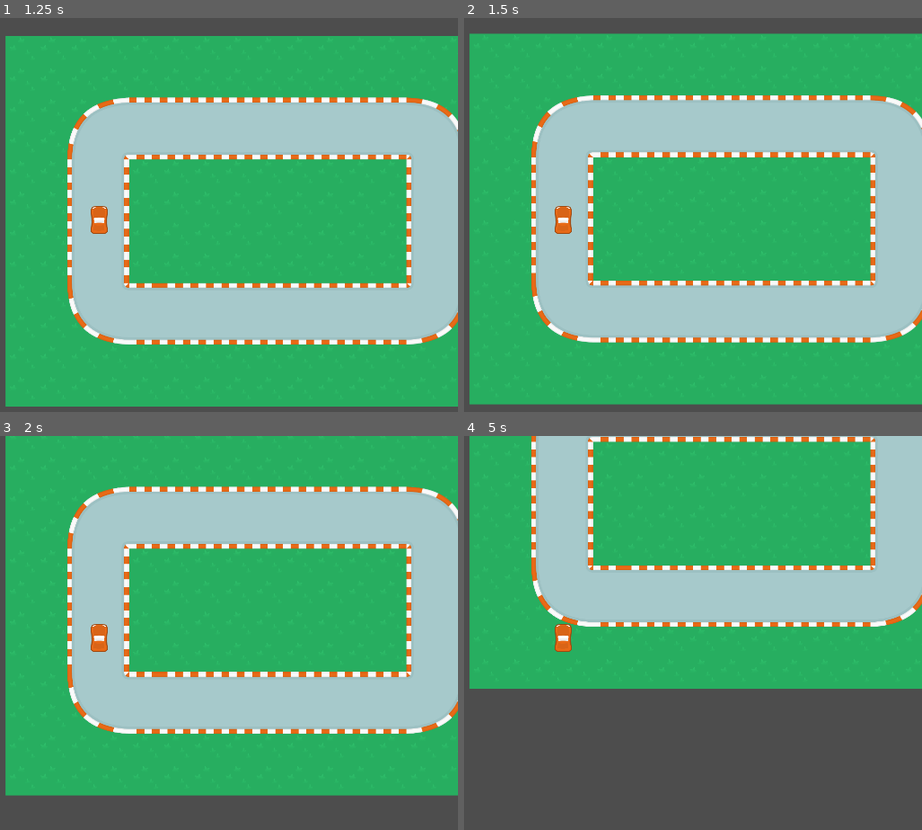
Above: before the commit, frames 1-4 (two rows, left to right).
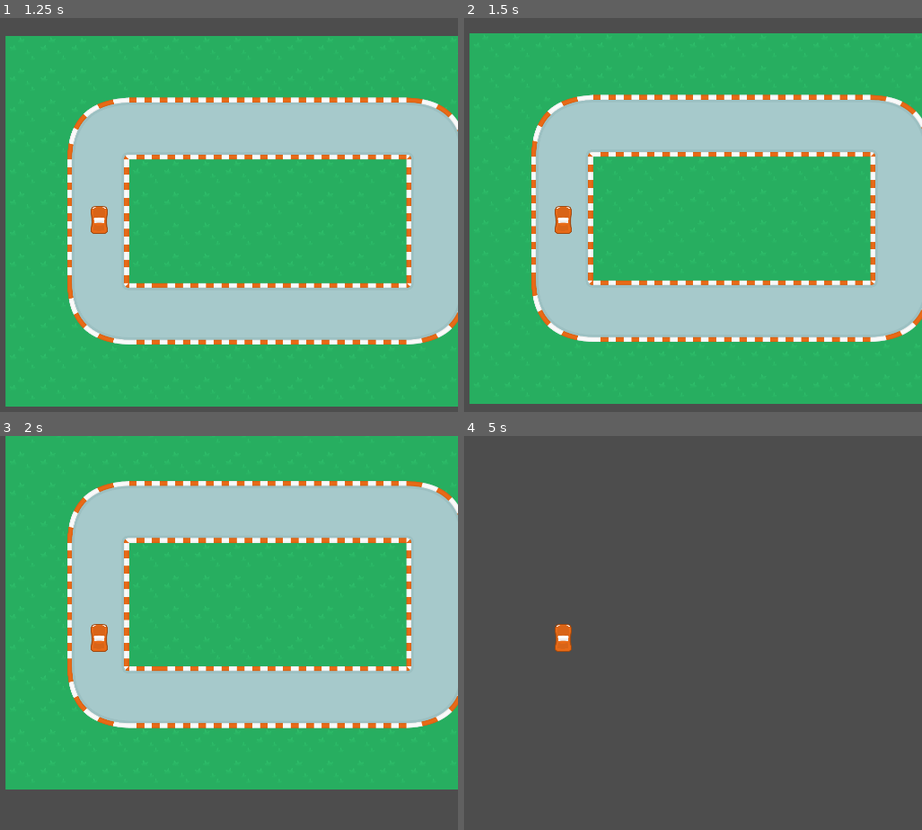
Above: after the commit, the same moments.

Repository: fredchien3/20-game-challenge
Game: Godot game, scene res://scenes/main/main.tscn
Two runs of this game, one before a commit and one after it. Both use one fixed random seed, a clock stepped at 60 frames per second and the inputs below.
Inputs:
- Up to frame 1 (1.25 s): tap Enter at 0.5 s; hold Right (steer_right) from 0.53 s (still down)
- Up to frame 2 (1.5 s): tap Space at 1.25 s; release Right (steer_right) at 1.28 s; hold Down (accelerate_backward) from 1.28 s (still down)
- Up to frame 3 (2 s): keep holding Down (accelerate_backward)
- Up to frame 4 (5 s): release Down (accelerate_backward) at 2.03 s; hold Right (steer_right) 2.03-2.78 s; hold Down (accelerate_backward) 2.78-3.53 s; hold Left (steer_left) from 3.53 s (still down)

Frame 1 is identical in both runs. In frame 2, 1.8% of the frame differs, in the area x 1-100%, y 3-99%; in frame 3, 11%; in frame 4, 63%, in the area x 1-100%, y 0-65%.

Commit message:
Add sideways friction to car

Diff:
--- a/4--indy-500/scenes/car/car.gd
+++ b/4--indy-500/scenes/car/car.gd
@@ -1,36 +1,12 @@
 extends RigidBody2D
 
-var acceleration = 500
-var roll_friction = 500
-#var max_velocity = 300
-var steer_direction
-var steer_speed = 5
-var angular_velocity_limit = 2.5
+var acceleration = 600
+var roll_friction = 200
 
-#func _draw():
-	#var fred = Vector2(1, 0) * velocity
-	#var left = Vector2(0, -1) * 100
-	#var right = Vector2(0, 1) * 100
-	#draw_line(Vector2(0,0), fred, "white", 2.0)
-	#draw_line(Vector2(0,0), left, "red", 2.0)
-	#draw_line(Vector2(0,0), right, "blue", 2.0)
-#
-#func _process(_delta):
-	#queue_redraw()
+var steer_speed = 20
+var steer_limit = 2.5
 
-#func _physics_process(delta: float) -> void:
-	#if Input.is_action_pressed("accelerate_forward") or \
-	   #Input.is_action_pressed("accelerate_backward"):
-		#steer_direction = Input.get_axis("steer_left", "steer_right")
-		#rotation += steer_direction * steer_speed * delta
-		#velocity += transform.x * Input.get_axis("accelerate_backward", "accelerate_forward") * acceleration * delta
-	#var left = Vector2(0, -1)
-	#var right = Vector2(0, 1)
-	##else:
-		##velocity.x = move_toward(velocity.x, 0, roll_friction)
-		##velocity.y = move_toward(velocity.y, 0, roll_friction)
-#
-	#move_and_slide()
+var sideways_friction = 1.5
 
 func _integrate_forces(state: PhysicsDirectBodyState2D) -> void:
 	var velocity := state.get_linear_velocity()
@@ -46,13 +22,19 @@
 	if accelerating or decelerating:
 		velocity += transform.x * Input.get_axis("accelerate_backward", "accelerate_forward") * acceleration * step
 		if steering_left or steering_right:
-			steer_direction = Input.get_axis("steer_left", "steer_right")
-			if angular_velocity > -angular_velocity_limit and angular_velocity < angular_velocity_limit:
+			var steer_direction = Input.get_axis("steer_left", "steer_right")
+			if angular_velocity > -steer_limit and angular_velocity < steer_limit:
 				angular_velocity += steer_direction * steer_speed * step
 
 	# Correct course if not already steering
 	if !steering_left && !steering_right:
 		angular_velocity = move_toward(angular_velocity, 0, steer_speed * step)
+
+	# Handle lateral friction
+	var sideways_velocity = transform.y.dot(linear_velocity)
+	var sideways_force = -transform.y * sideways_velocity * sideways_friction * step
+	velocity.x += sideways_force.x
+	velocity.y += sideways_force.y
 
 	# Roll to stop
 	if not accelerating and not decelerating and velocity != Vector2(0, 0):
